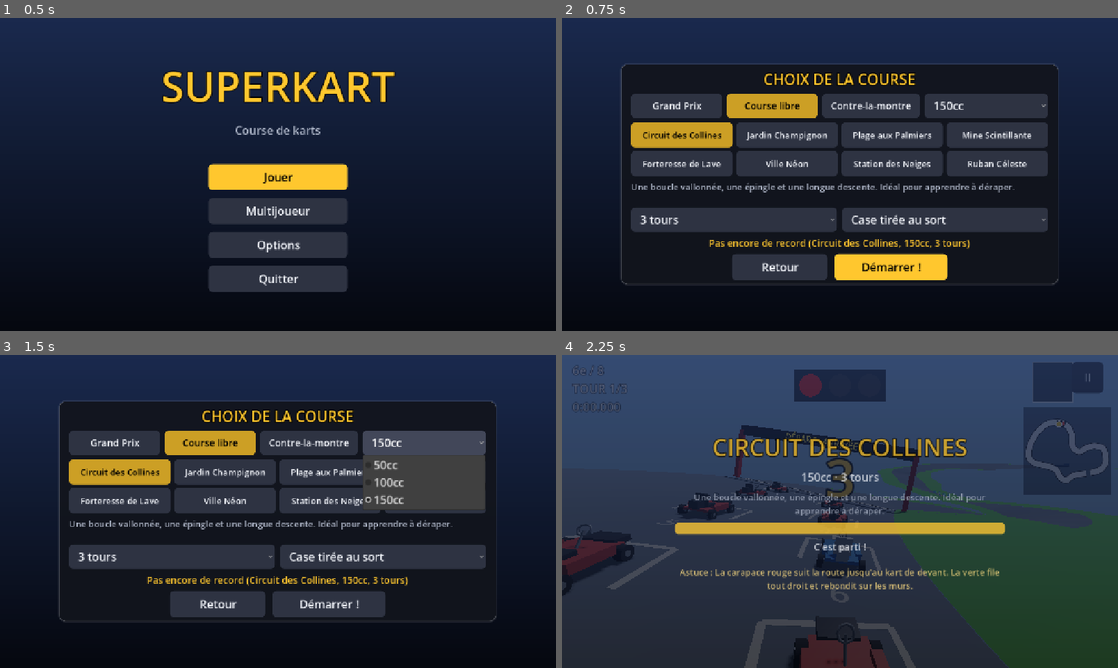
Above: before the commit, frames 1-4 (two rows, left to right).
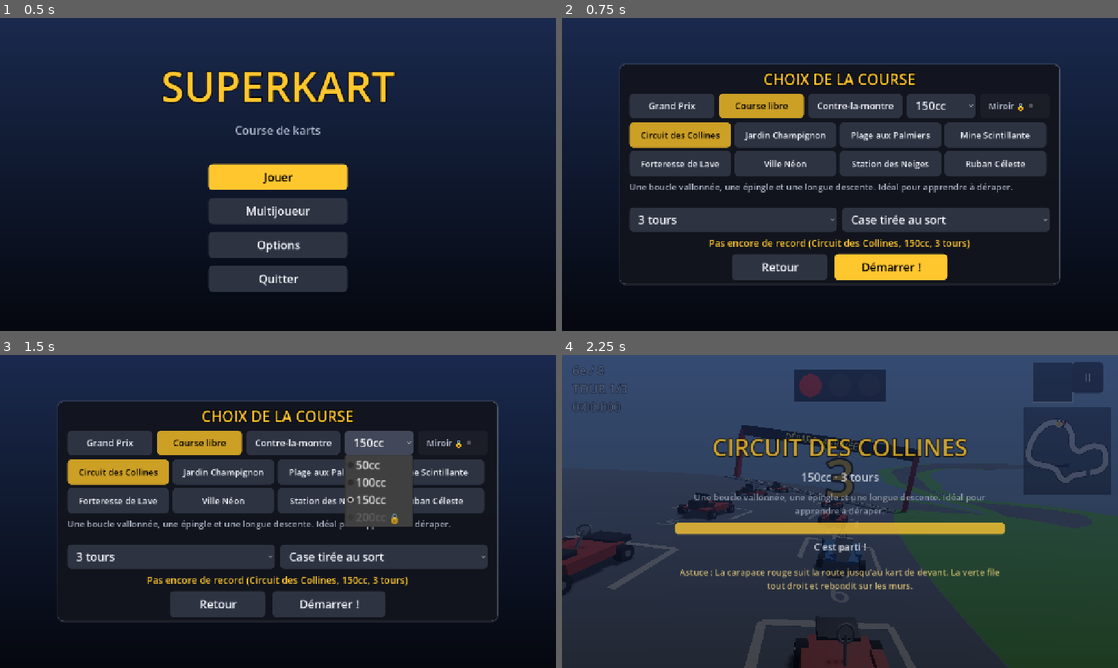
Above: after the commit, the same moments.

Repository: Ajustor/superKart
Game: Godot game, scene res://scenes/ui/main_menu.tscn
The game is run twice, just before and just after one commit, with the same random seed, the same clock (stepped at 60 frames per second) and the same inputs.
Inputs:
- Up to frame 1 (0.5 s): no input
- Up to frame 2 (0.75 s): click "Jouer" at 0.5 s
- Up to frame 3 (1.5 s): click "150cc" at 1.25 s
- Up to frame 4 (2.25 s): click "Démarrer !" at 2 s

Frame 1 is identical in both runs. In frame 2, 5.7% of the frame differs, in the area x 10-90%, y 14-86%; in frame 3, 6.7%; in frame 4, nothing differs.

Commit message:
Déblocages : 200cc et mode miroir
- 200cc : vitesse ×1,18, braquage à l'avenant (les virages gardent leur
  forme). Se débloque par l'or dans toutes les coupes en 150cc.
- Miroir : le circuit retourné gauche-droite (courbe, dévers, écarts
  latéraux, murs, décor). Se débloque par l'or dans toutes les coupes en
  100cc. Records à part.
- Le podium annonce ce qu'un trophée débloque ; le salon réseau propose ce
  que l'hôte a débloqué ; le miroir suit la coupe et le réseau.
- essai_circuit : quatrième argument « miroir ». Protocole en version 4.

Vérifié : IA 8/8 sans remise en 200cc (Collines, Ruban, Ville, Mine) et en
miroir (Collines, Forteresse, Ruban, Neiges) ; chaque circuit reste
roulable en miroir.

Co-Authored-By: Claude Opus 5.5 <noreply@anthropic.com>
Claude-Session: https://claude.ai/code/session_01MSZmi6hTcr7pxStusqEuw9

Diff:
--- a/scripts/core/game_settings.gd
+++ b/scripts/core/game_settings.gd
@@ -87,7 +87,7 @@
 	pseudo = str(fichier.get_value("reseau", "pseudo", pseudo))
 	derniere_adresse = str(fichier.get_value("reseau", "adresse", derniere_adresse))
 	course.classe = clampi(int(fichier.get_value("course", "cylindree", course.classe)),
-		Cylindree.Classe.CC50, Cylindree.Classe.CC150)
+		Cylindree.Classe.CC50, Cylindree.Classe.CC200)
 	_trophees.clear()
 	if fichier.has_section("trophees"):
 		for cle in fichier.get_section_keys("trophees"):
@@ -220,3 +220,20 @@
 	_trophees[cle_de_trophee(coupe, classe)] = place
 	sauver()
 	return true
+
+
+## La 200cc : l'or dans toutes les coupes en 150cc.
+func debloque_200cc() -> bool:
+	return _or_partout(Cylindree.Classe.CC150)
+
+
+## Le miroir : l'or dans toutes les coupes en 100cc.
+func debloque_miroir() -> bool:
+	return _or_partout(Cylindree.Classe.CC100)
+
+
+func _or_partout(classe: int) -> bool:
+	for i in TrackCatalog.COUPES.size():
+		if trophee(i, classe) != 1:
+			return false
+	return true
--- a/scripts/net/network_manager.gd
+++ b/scripts/net/network_manager.gd
@@ -22,7 +22,7 @@
 const PORT := 8910
 ## Monté à chaque changement du protocole : un client d'une autre version est
 ## refusé poliment plutôt que de désynchroniser la course en silence.
-const VERSION := 3
+const VERSION := 4
 
 ## Pas de coupe : une course seule.
 const SANS_COUPE := -1
@@ -135,13 +135,14 @@
 # --- Le salon ------------------------------------------------------------------
 
 func choisir_config(piste: String, tours: int, cylindree: int = Cylindree.Classe.CC150,
-		coupe: int = SANS_COUPE) -> void:
+		coupe: int = SANS_COUPE, miroir := false) -> void:
 	if not est_hote():
 		return
 	config = {
 		piste = piste, tours = clampi(tours, 1, 9),
-		cylindree = clampi(cylindree, Cylindree.Classe.CC50, Cylindree.Classe.CC150),
+		cylindree = clampi(cylindree, Cylindree.Classe.CC50, Cylindree.Classe.CC200),
 		coupe = clampi(coupe, SANS_COUPE, TrackCatalog.COUPES.size() - 1),
+		miroir = miroir,
 	}
 	_diffuser_salon()
 
@@ -244,6 +245,7 @@
 		_lancer_pour_tous(lobby.plan_de_course(rng), config)
 		return
 	var gp := GrandPrix.new(coupe, int(config.get("cylindree", Cylindree.Classe.CC150)))
+	gp.miroir = bool(config.get("miroir", false))
 	_lancer_pour_tous(lobby.plan_de_course(rng), config_de_manche(config, gp))
 
 
@@ -256,6 +258,7 @@
 	# tours_coupe : pour les essais seulement, des manches courtes.
 	c.tours = int(base.get("tours_coupe", piste.tours))
 	c.cylindree = gp.classe
+	c.miroir = gp.miroir
 	c.coupe = gp.coupe
 	c.gp = gp.en_dictionnaire()
 	return c
--- a/scripts/race/cylindree.gd
+++ b/scripts/race/cylindree.gd
@@ -15,16 +15,16 @@
 ## du facteur de vitesse, et l'impulsion des tremplins le facteur lui-même :
 ## chaque trajectoire reste la même parabole, parcourue plus lentement.
 
-enum Classe { CC50, CC100, CC150 }
+enum Classe { CC50, CC100, CC150, CC200 }
 
-const NOMS := ["50cc", "100cc", "150cc"]
+const NOMS := ["50cc", "100cc", "150cc", "200cc"]
 
 ## Part de la vitesse de pointe et de l'accélération de la 150cc.
-const VITESSE := [0.78, 0.89, 1.0]
+const VITESSE := [0.78, 0.89, 1.0, 1.18]
 
 ## Allure des karts de l'IA, relativement au joueur : en 50cc, ils laissent un
 ## peu de marge ; en 150cc, ils roulent avec les mêmes armes que lui.
-const ALLURE_IA := [0.95, 0.975, 1.0]
+const ALLURE_IA := [0.95, 0.975, 1.0, 1.0]
 
 
 static func nom(classe: int) -> String:
@@ -42,6 +42,13 @@
 	s.acceleration *= facteur
 	s.gravity *= facteur * facteur
 	s.echelle_des_tremplins *= facteur
+	# Plus vite que la 150cc, le braquage suit : sans ça, un rayon de braquage
+	# de 14 m ne passait plus les épingles de 12,5 m. Les virages gardent leur
+	# forme, ils défilent seulement plus vite. En dessous, on garde le braquage
+	# de la 150cc : c'est ce qui rend la petite cylindrée plus facile.
+	if facteur > 1.0:
+		s.turn_rate *= facteur
+		s.drift_turn_rate *= facteur
 	return s
 
 
--- a/scripts/race/grand_prix.gd
+++ b/scripts/race/grand_prix.gd
@@ -10,6 +10,7 @@
 
 var coupe: int = 0
 var classe: int = Cylindree.Classe.CC150
+var miroir := false
 
 ## Index de la course à courir, de 0 à manches() - 1. Égal à manches() une
 ## fois la dernière comptée.
@@ -92,13 +93,14 @@
 ## Ce qui voyage sur le réseau : l'hôte tient la coupe, et l'envoie à chaque
 ## course pour que tous affichent les mêmes points.
 func en_dictionnaire() -> Dictionary:
-	return {coupe = coupe, classe = classe, manche = manche, points = points,
+	return {coupe = coupe, classe = classe, miroir = miroir, manche = manche, points = points,
 		dernieres_places = dernieres_places}
 
 
 static func depuis(d: Dictionary) -> GrandPrix:
 	var gp := GrandPrix.new(int(d.get("coupe", 0)), int(d.get("classe", Cylindree.Classe.CC150)))
 	gp.manche = int(d.get("manche", 0))
+	gp.miroir = bool(d.get("miroir", false))
 	for pilote in d.get("points", {}):
 		gp.points[str(pilote)] = int(d.points[pilote])
 	for pilote in d.get("dernieres_places", {}):
--- /dev/null
+++ b/scripts/race/miroir.gd
@@ -0,0 +1,56 @@
+class_name Miroir
+extends RefCounted
+
+## Le mode miroir : le circuit retourné gauche-droite, comme dans Mario Kart.
+## Les virages à gauche deviennent des virages à droite ; le sens de la
+## course, lui, ne change pas.
+##
+## Tout part de la courbe : ses points passent de x à -x, ses dévers changent
+## de signe. Ce qui se place à côté de la route se place par écart latéral à
+## la courbe ; un miroir inverse le repère (la droite du tracé devient sa
+## gauche), donc chaque écart change de signe, et les murs collés à un bord
+## passent à l'autre. Le reste (lave, eau, lumière) est retourné en x.
+
+
+## La courbe retournée : une copie, la ressource d'origine sert aux autres.
+static func courbe(source: Curve3D) -> Curve3D:
+	var c := Curve3D.new()
+	c.bake_interval = source.bake_interval
+	for i in source.point_count:
+		c.add_point(_retourner(source.get_point_position(i)),
+			_retourner(source.get_point_in(i)), _retourner(source.get_point_out(i)))
+		c.set_point_tilt(i, -source.get_point_tilt(i))
+	return c
+
+
+static func _retourner(v: Vector3) -> Vector3:
+	return Vector3(-v.x, v.y, v.z)
+
+
+## Retourne un circuit pas encore entré dans l'arbre : sa courbe, ses
+## éléments, et ses nœuds de décor.
+static func appliquer(piste: Track) -> void:
+	piste.curve = courbe(piste.curve)
+	for enfant in piste.get_children():
+		if enfant is TrackFeature:
+			_retourner_element(enfant as TrackFeature)
+		elif enfant is Path3D:
+			(enfant as Path3D).curve = piste.curve
+		elif enfant is Node3D:
+			var n := enfant as Node3D
+			var t := n.transform
+			# x → -x de part et d'autre : position retournée, orientation
+			# retournée sans changer le sens des faces (déterminant positif).
+			var m := Basis(Vector3(-1, 0, 0), Vector3(0, 1, 0), Vector3(0, 0, 1))
+			n.transform = Transform3D(m * t.basis * m, _retourner(t.origin))
+
+
+static func _retourner_element(e: TrackFeature) -> void:
+	e.decalage = -e.decalage
+	if e is TrackWall:
+		var mur := e as TrackWall
+		match mur.cote:
+			TrackWall.Cote.GAUCHE:
+				mur.cote = TrackWall.Cote.DROITE
+			TrackWall.Cote.DROITE:
+				mur.cote = TrackWall.Cote.GAUCHE
--- a/scripts/race/race_launcher.gd
+++ b/scripts/race/race_launcher.gd
@@ -76,6 +76,8 @@
 	if reglage.piste != null and reglage.piste.scene != null:
 		var ancienne := course.get_node("Track")
 		var nouvelle := reglage.piste.scene.instantiate()
+		if reglage.miroir and nouvelle is Track:
+			Miroir.appliquer(nouvelle as Track)
 		# Pas replace_by : il déménage les enfants de l'ancien circuit dans le
 		# nouveau, et chaque circuit héritait des murs, rampes et trous du
 		# circuit par défaut de race.tscn.
@@ -148,6 +150,7 @@
 		reglage.choisir_piste(piste)
 	reglage.tours = int(config.get("tours", reglage.tours))
 	reglage.classe = int(config.get("cylindree", Cylindree.Classe.CC150))
+	reglage.miroir = bool(config.get("miroir", false))
 	var course := monter(reglage)
 	var session := course.get_node("Session") as RaceSession
 
--- a/scripts/race/race_setup.gd
+++ b/scripts/race/race_setup.gd
@@ -23,6 +23,8 @@
 
 var mode: Mode = Mode.COURSE
 var classe: int = Cylindree.Classe.CC150
+## Le circuit retourné gauche-droite (Miroir). Se débloque.
+var miroir := false
 var piste: TrackInfo
 var tours: int = 3
 
@@ -55,6 +57,7 @@
 func commencer_grand_prix(coupe: int) -> void:
 	mode = Mode.GRAND_PRIX
 	grand_prix = GrandPrix.new(coupe, classe)
+	grand_prix.miroir = miroir
 	preparer_manche()
 
 
@@ -63,6 +66,7 @@
 	if grand_prix == null:
 		return
 	classe = grand_prix.classe
+	miroir = grand_prix.miroir
 	choisir_piste(grand_prix.piste())
 
 
@@ -78,8 +82,10 @@
 func cle_record() -> String:
 	if piste == null:
 		return ""
+	var cle := piste.id
 	if mode == Mode.CONTRE_LA_MONTRE:
-		return "%s@clm" % piste.id
-	if classe == Cylindree.Classe.CC150:
-		return piste.id
-	return "%s@%s" % [piste.id, Cylindree.nom(classe)]
+		cle = "%s@clm" % piste.id
+	elif classe != Cylindree.Classe.CC150:
+		cle = "%s@%s" % [piste.id, Cylindree.nom(classe)]
+	# Le miroir est un autre circuit : ses records sont à part.
+	return cle + "@miroir" if miroir else cle
--- a/scripts/ui/loading_screen.gd
+++ b/scripts/ui/loading_screen.gd
@@ -92,7 +92,8 @@
 			if reglage.grand_prix != null:
 				var gp := reglage.grand_prix
 				return "%s · course %d/%d · %s" % [gp.nom(), gp.manche + 1, gp.manches(), Cylindree.nom(gp.classe)]
-	return "%s · %d tour%s" % [Cylindree.nom(reglage.classe), reglage.tours, "s" if reglage.tours > 1 else ""]
+	return "%s%s · %d tour%s" % [Cylindree.nom(reglage.classe), " · miroir" if reglage.miroir else "",
+		reglage.tours, "s" if reglage.tours > 1 else ""]
 
 
 func _ready() -> void:
--- a/scripts/ui/main_menu.gd
+++ b/scripts/ui/main_menu.gd
@@ -20,6 +20,7 @@
 var _boutons_coupe: Array[Button] = []
 var _coupe: int = 0
 var _classe: OptionButton
+var _miroir: CheckButton
 var _coupes: HBoxContainer
 var _circuits: GridContainer
 var _reglages: HBoxContainer
@@ -126,19 +127,38 @@
 	colonne.add_child(haut)
 	var groupe_modes := ButtonGroup.new()
 	for mode in [RaceSetup.Mode.GRAND_PRIX, RaceSetup.Mode.COURSE, RaceSetup.Mode.CONTRE_LA_MONTRE]:
-		var b := _bascule(NOMS_MODES[mode], groupe_modes, Vector2(210, 56), 22)
+		var b := _bascule(NOMS_MODES[mode], groupe_modes, Vector2(196, 56), 21)
 		b.pressed.connect(_choisir_mode.bind(mode))
 		haut.add_child(b)
 		_boutons_mode[mode] = b
 	_classe = OptionButton.new()
 	for c in Cylindree.NOMS.size():
 		_classe.add_item(Cylindree.nom(c), c)
+	# La 200cc se gagne : or dans toutes les coupes en 150cc.
+	var i200 := _classe.get_item_index(Cylindree.Classe.CC200)
+	if not GameSettings.debloque_200cc():
+		_classe.set_item_text(i200, "200cc 🔒")
+		_classe.set_item_disabled(i200, true)
+		if reglage.classe == Cylindree.Classe.CC200:
+			reglage.classe = Cylindree.Classe.CC150
 	_classe.size_flags_horizontal = Control.SIZE_EXPAND_FILL
 	_classe.item_selected.connect(func(i: int) -> void:
 		reglage.classe = _classe.get_item_id(i)
 		GameSettings.sauver()
 		_rafraichir())
 	haut.add_child(_classe)
+	# Le miroir se gagne : or dans toutes les coupes en 100cc.
+	_miroir = CheckButton.new()
+	_miroir.text = "Miroir" if GameSettings.debloque_miroir() else "Miroir 🔒"
+	_miroir.disabled = not GameSettings.debloque_miroir()
+	if _miroir.disabled:
+		reglage.miroir = false
+	_miroir.button_pressed = reglage.miroir
+	_miroir.add_theme_font_size_override("font_size", 20)
+	_miroir.toggled.connect(func(actif: bool) -> void:
+		reglage.miroir = actif
+		_rafraichir())
+	haut.add_child(_miroir)
 
 	# Les coupes, pour le Grand Prix.
 	_coupes = HBoxContainer.new()
@@ -312,6 +332,8 @@
 	var ou := reglage.piste.nom
 	if reglage.mode == RaceSetup.Mode.COURSE:
 		ou = "%s, %s" % [ou, Cylindree.nom(reglage.classe)]
+	if reglage.miroir:
+		ou += ", miroir"
 	if meilleur > 0.0:
 		_record.text = "Record (%s) : %s" % [ou, RaceTimer.format(meilleur)]
 		if reglage.mode == RaceSetup.Mode.CONTRE_LA_MONTRE and Fantome.charger(reglage.cle_record()) != null:
--- a/scripts/ui/multiplayer_panel.gd
+++ b/scripts/ui/multiplayer_panel.gd
@@ -24,6 +24,7 @@
 var _tours: OptionButton
 var _mode: OptionButton
 var _classe: OptionButton
+var _miroir: CheckButton
 var _lancer: Button
 var _attente: Label
 
@@ -153,6 +154,10 @@
 		_classe.add_item(Cylindree.nom(c), c)
 	_classe.item_selected.connect(func(_i: int) -> void: _envoyer_config())
 	colonne.add_child(_ligne("Cylindrée", _classe))
+	_miroir = CheckButton.new()
+	_miroir.text = "Circuits en miroir"
+	_miroir.toggled.connect(func(_actif: bool) -> void: _envoyer_config())
+	colonne.add_child(_miroir)
 
 	_piste = OptionButton.new()
 	for i in TrackCatalog.PISTES.size():
@@ -260,9 +265,15 @@
 	_tours.select(_tours.get_item_index(int(Reseau.config.get("tours", 3))))
 	_mode.select(_mode.get_item_index(int(Reseau.config.get("coupe", Reseau.SANS_COUPE)) + 1))
 	_classe.select(_classe.get_item_index(int(Reseau.config.get("cylindree", Cylindree.Classe.CC150))))
+	_miroir.set_pressed_no_signal(bool(Reseau.config.get("miroir", false)))
+	# Ce que l'hôte a débloqué vaut pour le salon.
+	_classe.set_item_disabled(_classe.get_item_index(Cylindree.Classe.CC200),
+		hote and not GameSettings.debloque_200cc())
+	_miroir.visible = bool(Reseau.config.get("miroir", false)) or (hote and GameSettings.debloque_miroir())
 	var en_coupe := int(Reseau.config.get("coupe", Reseau.SANS_COUPE)) != Reseau.SANS_COUPE
 	_mode.disabled = not hote
 	_classe.disabled = not hote
+	_miroir.disabled = not hote
 	# En coupe, les circuits et les tours sont ceux de la coupe.
 	_piste.disabled = not hote or en_coupe
 	_tours.disabled = not hote or en_coupe
@@ -280,7 +291,7 @@
 func _envoyer_config() -> void:
 	var piste: TrackInfo = TrackCatalog.PISTES[_piste.get_selected_id()]
 	Reseau.choisir_config(piste.id, _tours.get_selected_id(), _classe.get_selected_id(),
-		_mode.get_selected_id() - 1)
+		_mode.get_selected_id() - 1, _miroir.button_pressed)
 
 
 func _ligne(texte: String, controle: Control) -> HBoxContainer:
--- a/scripts/ui/podium_screen.gd
+++ b/scripts/ui/podium_screen.gd
@@ -68,7 +68,8 @@
 	RaceLauncher.retour_au_menu(get_tree())
 
 
-func montrer(gp: GrandPrix, moi: String) -> void:
+## `nouveaute` : ce que ce trophée vient de débloquer, s'il y a lieu.
+func montrer(gp: GrandPrix, moi: String, nouveaute: String = "") -> void:
 	if Reseau.actif():
 		_menu.text = "Retour au salon" if Reseau.est_hote() else "Quitter la partie"
 	var classement := gp.classement()
@@ -96,6 +97,8 @@
 		_message.text = "%s place : %s" % [RaceScoring.ordinal(place), MEDAILLES[place - 1].to_lower()]
 	else:
 		_message.text = "Vous terminez %s. Le podium, ce sera pour la prochaine fois !" % RaceScoring.ordinal(place)
+	if nouveaute != "":
+		_message.text += "\n" + nouveaute
 	show()
 	_menu.grab_focus()
 
--- a/scripts/ui/results_screen.gd
+++ b/scripts/ui/results_screen.gd
@@ -150,10 +150,17 @@
 		if enfant != _podium and enfant is CanvasItem:
 			(enfant as CanvasItem).hide()
 	var moi := _session.nom_reel(_session.entries[0])
+	var nouveautes := PackedStringArray()
 	# Les trophées, comme les records, ne se gagnent qu'en solo.
 	if not Reseau.actif():
+		var avait_200 := GameSettings.debloque_200cc()
+		var avait_miroir := GameSettings.debloque_miroir()
 		GameSettings.proposer_trophee(gp.coupe, gp.classe, gp.place_de(moi))
-	_podium.montrer(gp, moi)
+		if not avait_200 and GameSettings.debloque_200cc():
+			nouveautes.append("200cc débloquée !")
+		if not avait_miroir and GameSettings.debloque_miroir():
+			nouveautes.append("Mode miroir débloqué !")
+	_podium.montrer(gp, moi, " ".join(nouveautes))
 
 
 func _sur_arrivee(entree: RaceEntry) -> void:
--- a/tests/test_modes.gd
+++ b/tests/test_modes.gd
@@ -313,3 +313,86 @@
 func test_l_ecart_se_lit_comme_au_chrono() -> void:
 	assert_eq(FantomeCourse.texte_ecart(-0.426), "−0.43 s")
 	assert_eq(FantomeCourse.texte_ecart(1.5), "+1.50 s")
+
+
+# --- Déblocages : 200cc et miroir -----------------------------------------------
+
+func test_la_200cc_braque_plus_vite_pour_garder_ses_virages() -> void:
+	var base := KartStats.new()
+	var s := Cylindree.stats(base, Cylindree.Classe.CC200, false)
+	assert_gt(s.max_speed, base.max_speed)
+	assert_almost_eq(s.max_speed / s.turn_rate, base.max_speed / base.turn_rate, 0.001,
+		"même rayon de braquage qu'en 150cc")
+
+
+func test_l_or_partout_debloque_200cc_puis_miroir() -> void:
+	var r := _reglages()
+	assert_false(r.debloque_200cc())
+	assert_false(r.debloque_miroir())
+	for i in TrackCatalog.COUPES.size():
+		r.proposer_trophee(i, Cylindree.Classe.CC150, 1)
+	assert_true(r.debloque_200cc(), "l'or dans toutes les coupes en 150cc")
+	assert_false(r.debloque_miroir())
+	for i in TrackCatalog.COUPES.size():
+		r.proposer_trophee(i, Cylindree.Classe.CC100, 2 if i == 0 else 1)
+	assert_false(r.debloque_miroir(), "l'argent ne suffit pas")
+	r.proposer_trophee(0, Cylindree.Classe.CC100, 1)
+	assert_true(r.debloque_miroir())
+	r.free()
+
+
+func test_le_miroir_a_ses_propres_records() -> void:
+	var reglage := RaceSetup.new()
+	reglage.choisir_piste(TrackCatalog.PISTES[0])
+	reglage.miroir = true
+	assert_eq(reglage.cle_record(), TrackCatalog.PISTES[0].id + "@miroir")
+	reglage.mode = RaceSetup.Mode.CONTRE_LA_MONTRE
+	assert_eq(reglage.cle_record(), TrackCatalog.PISTES[0].id + "@clm@miroir")
+
+
+func test_le_miroir_retourne_les_virages() -> void:
+	var piste: Track = TrackCatalog.par_id("plage_palmiers").scene.instantiate()
+	var retournee: Track = TrackCatalog.par_id("plage_palmiers").scene.instantiate()
+	Miroir.appliquer(retournee)
+	add_child_autofree(piste)
+	add_child_autofree(retournee)
+	var a := piste.track_curve
+	var b := retournee.track_curve
+	assert_almost_eq(b.length, a.length, 0.5, "même longueur")
+	for d in [50.0, 200.0, 400.0, 700.0]:
+		assert_almost_eq(b.turn_at(d), -a.turn_at(d), 0.02, "à %d m, le virage tourne dans l'autre sens" % d)
+		assert_almost_eq(b.position_at(d).x, -a.position_at(d).x, 0.5)
+		assert_almost_eq(b.tilt_at(d), -a.tilt_at(d), 0.01, "dévers retourné")
+
+
+func test_le_miroir_passe_les_murs_de_l_autre_cote() -> void:
+	var piste: Track = TrackCatalog.par_id("forteresse_lave").scene.instantiate()
+	var avant := {}
+	for e in piste.get_children():
+		if e is TrackFeature:
+			avant[e.name] = [e.decalage, e.cote if e is TrackWall else -1]
+	Miroir.appliquer(piste)
+	for e in piste.get_children():
+		if e is TrackFeature:
+			assert_eq(e.decalage, -float(avant[e.name][0]), str(e.name))
+			if e is TrackWall and int(avant[e.name][1]) == TrackWall.Cote.GAUCHE:
+				assert_eq(e.cote, TrackWall.Cote.DROITE, str(e.name))
+	piste.free()
+
+
+func test_chaque_circuit_reste_roulable_en_miroir() -> void:
+	for info in TrackCatalog.PISTES:
+		var piste: Track = info.scene.instantiate()
+		Miroir.appliquer(piste)
+		add_child_autofree(piste)
+		assert_eq(piste.track_curve.tight_spots(piste.min_drivable_radius, piste.segment_length).size(), 0,
+			"%s en miroir" % info.id)
+		for element in piste.elements():
+			if element is TrackGap:
+				assert_true(element.a_un_elan(piste), "%s en miroir : rampe avant le trou" % info.id)
+
+
+func test_la_coupe_garde_son_miroir_en_reseau() -> void:
+	var gp := GrandPrix.new(0)
+	gp.miroir = true
+	assert_true(GrandPrix.depuis(gp.en_dictionnaire()).miroir)
--- a/tools/essai_circuit.gd
+++ b/tools/essai_circuit.gd
@@ -2,7 +2,7 @@
 
 ## Fait courir huit IA sur un circuit — voir essai_circuit_course.gd :
 ##
-##   godot --headless --fixed-fps 60 --path . -s tools/essai_circuit.gd -- <id> [tours] [50|100|150]
+##   godot --headless --fixed-fps 60 --path . -s tools/essai_circuit.gd -- <id> [tours] [50|100|150|200] [miroir]
 ##
 ## Ce lanceur ne fait que charger l'essai à la première image : un script
 ## lancé par -s est compilé avant que les autoloads (GameSettings, Reseau…)
--- a/tools/essai_circuit_course.gd
+++ b/tools/essai_circuit_course.gd
@@ -48,12 +48,15 @@
 	# Troisième argument facultatif : la cylindrée (50, 100 ou 150).
 	if args.size() > 2:
 		reglage.classe = Cylindree.NOMS.find("%scc" % args[2])
+	# Quatrième argument facultatif : « miroir ».
+	reglage.miroir = args.size() > 3 and args[3] == "miroir"
 	var course := RaceLauncher.monter(reglage)
 	get_tree().root.add_child.call_deferred(course)
 	_session = course.get_node("Session")
 	# Des temps d'IA n'ont rien à faire dans les records du joueur.
 	_session.id_piste = ""
-	print("%s — %s, %d tours, %s" % [piste.id, piste.nom, reglage.tours, Cylindree.nom(reglage.classe)])
+	print("%s — %s, %d tours, %s%s" % [piste.id, piste.nom, reglage.tours, Cylindree.nom(reglage.classe),
+		", miroir" if reglage.miroir else ""])
 
 
 func _physics_process(delta: float) -> void:
Not shown, added: scripts/race/miroir.gd.uid
Not shown, changed: docs/modes-de-jeu.md
